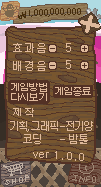
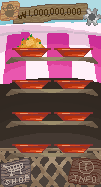
Comparing the layer stacks of the two (101, 187) images. Changes:
hid group "option" (1st of 2) (19 layers) over [4, 12, 101, 165]
